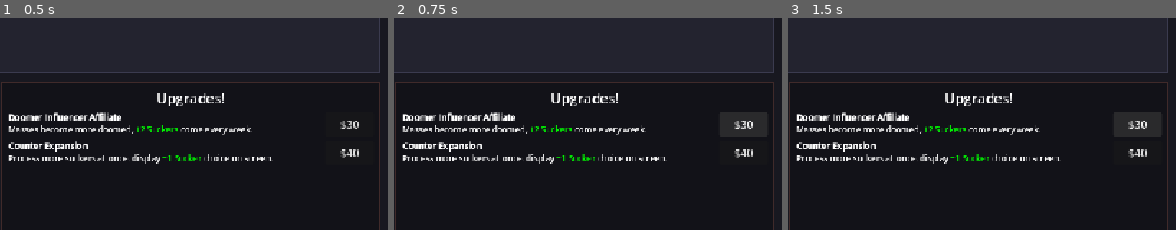
Above: before the commit, frames 1-3 (left to right).
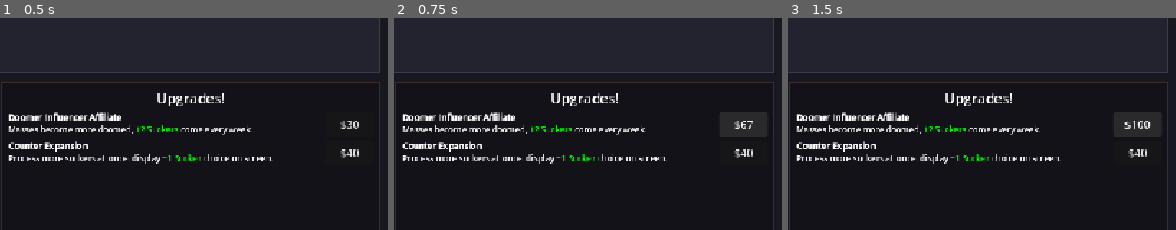
Above: after the commit, the same moments.

Repository: DwikiFebrian/galbay
Game: Godot game, scene res://main.tscn
Same seed, same stepped clock (60 frames per second), same inputs: the game is played once before the commit and once after it.
Inputs:
- Up to frame 1 (0.5 s): no input
- Up to frame 2 (0.75 s): click "$30" at 0.5 s
- Up to frame 3 (1.5 s): click "$30" (after the commit: "$67") at 1.25 s
The pictures show only the part of the screen within x 50-100%, y 41-91%; the shares and areas given below are measured in that part.

Frame 1 is identical in both runs. In frame 2, less than 0.1% of the frame differs, in the area x 89-93%, y 48-53%; in frame 3, 0.2%, in the area x 86-94%, y 48-53%.

Commit message:
anoder upgrades

Diff:
--- a/main.gd
+++ b/main.gd
@@ -14,7 +14,7 @@
 @onready var broken_kneecaps_button = $"Control/Main layout/list/upgrade/MarginContainer/list upgrade/broken kneecaps/button"
 @onready var middle_sucker_upgrades = $"Control/Main layout/list/upgrade/MarginContainer/list upgrade/middle sucker"
 @onready var high_sucker_upgrades = $"Control/Main layout/list/upgrade/MarginContainer/list upgrade/high sucker"
-@onready var broken_kneecaps_upgrades = $"Control/Main layout/list/upgrade/MarginContainer/list upgrade/broken kneecap"
+@onready var broken_kneecaps_upgrades = $"Control/Main layout/list/upgrade/MarginContainer/list upgrade/broken kneecaps"
 
 var nasabah_scene = preload("res://nasabahcards.tscn")
 var active_row_scene = preload("res://nasabahaktif.tscn")
@@ -315,6 +315,7 @@
 		queue_length += 2
 		level_doomer_influencer += 1
 		update_ui_header()
+		doomer_influencer_button.text = "$" + str(harga_doomer_influencer[level_doomer_influencer])
 	else:
 		print("Duit kurang buat upgrade Doomer Influencer!")
 
@@ -338,6 +339,8 @@
 		player_cash -= harga_broken_kneecap[level_broken_kneecaps]
 		level_broken_kneecaps += 1
 		update_ui_header()
+
+		broken_kneecaps_button.text = "$" + str(harga_broken_kneecap[level_broken_kneecaps])
 	else:
 		print("Duit kurang buat Upgrade 5!")
 	if level_broken_kneecaps == 2:
--- a/main.tscn
+++ b/main.tscn
@@ -286,11 +286,11 @@
 layout_mode = 2
 text = "$100"
 
-[node name="broken kneecap" type="HBoxContainer" parent="Control/Main layout/list/upgrade/MarginContainer/list upgrade" unique_id=1144999481]
-visible = false
-layout_mode = 2
-
-[node name="infotext" type="RichTextLabel" parent="Control/Main layout/list/upgrade/MarginContainer/list upgrade/broken kneecap" unique_id=1824002813]
+[node name="broken kneecaps" type="HBoxContainer" parent="Control/Main layout/list/upgrade/MarginContainer/list upgrade" unique_id=1144999481]
+visible = false
+layout_mode = 2
+
+[node name="infotext" type="RichTextLabel" parent="Control/Main layout/list/upgrade/MarginContainer/list upgrade/broken kneecaps" unique_id=1824002813]
 layout_mode = 2
 size_flags_horizontal = 3
 theme_override_font_sizes/normal_font_size = 12
@@ -303,7 +303,7 @@
 A subtle threat goes a long way, halve the [color=green]Galbay rate[/color]."
 fit_content = true
 
-[node name="button" type="Button" parent="Control/Main layout/list/upgrade/MarginContainer/list upgrade/broken kneecap" unique_id=23778035]
+[node name="button" type="Button" parent="Control/Main layout/list/upgrade/MarginContainer/list upgrade/broken kneecaps" unique_id=23778035]
 custom_minimum_size = Vector2(70, 35)
 layout_mode = 2
 text = "$75"
@@ -327,5 +327,5 @@
 [connection signal="pressed" from="Control/Main layout/list/upgrade/MarginContainer/list upgrade/counter expansion/button" to="." method="_on_counter_expansion_pressed"]
 [connection signal="pressed" from="Control/Main layout/list/upgrade/MarginContainer/list upgrade/middle sucker/middle sucker" to="." method="_on_middle_sucker_pressed"]
 [connection signal="pressed" from="Control/Main layout/list/upgrade/MarginContainer/list upgrade/high sucker/high sucker" to="." method="_on_high_sucker_pressed"]
-[connection signal="pressed" from="Control/Main layout/list/upgrade/MarginContainer/list upgrade/broken kneecap/button" to="." method="_on_broken_kneecap_pressed"]
+[connection signal="pressed" from="Control/Main layout/list/upgrade/MarginContainer/list upgrade/broken kneecaps/button" to="." method="_on_broken_kneecap_pressed"]
 [connection signal="pressed" from="Control/Main layout/Paneh footer/nextweek" to="." method="_on_nextweek_pressed"]
